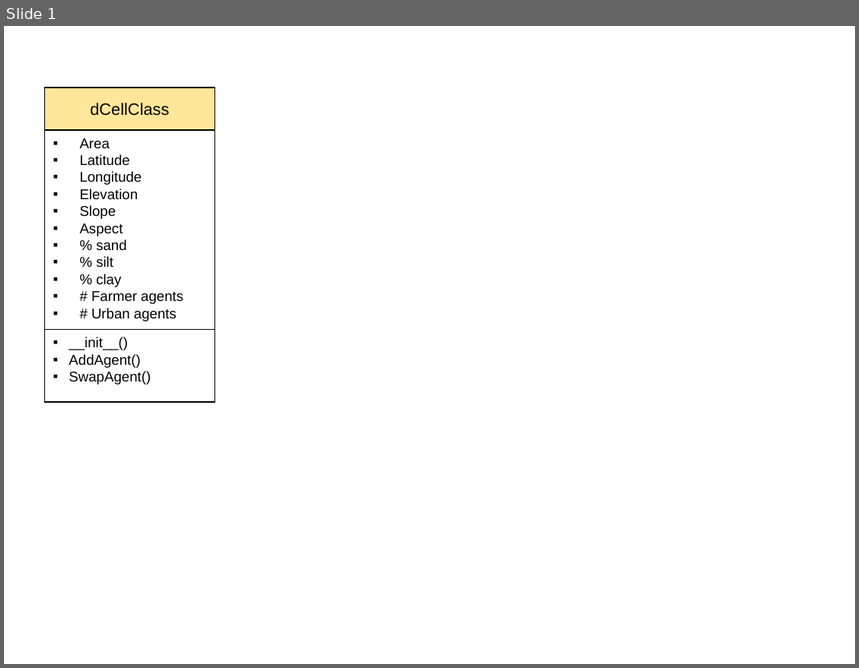
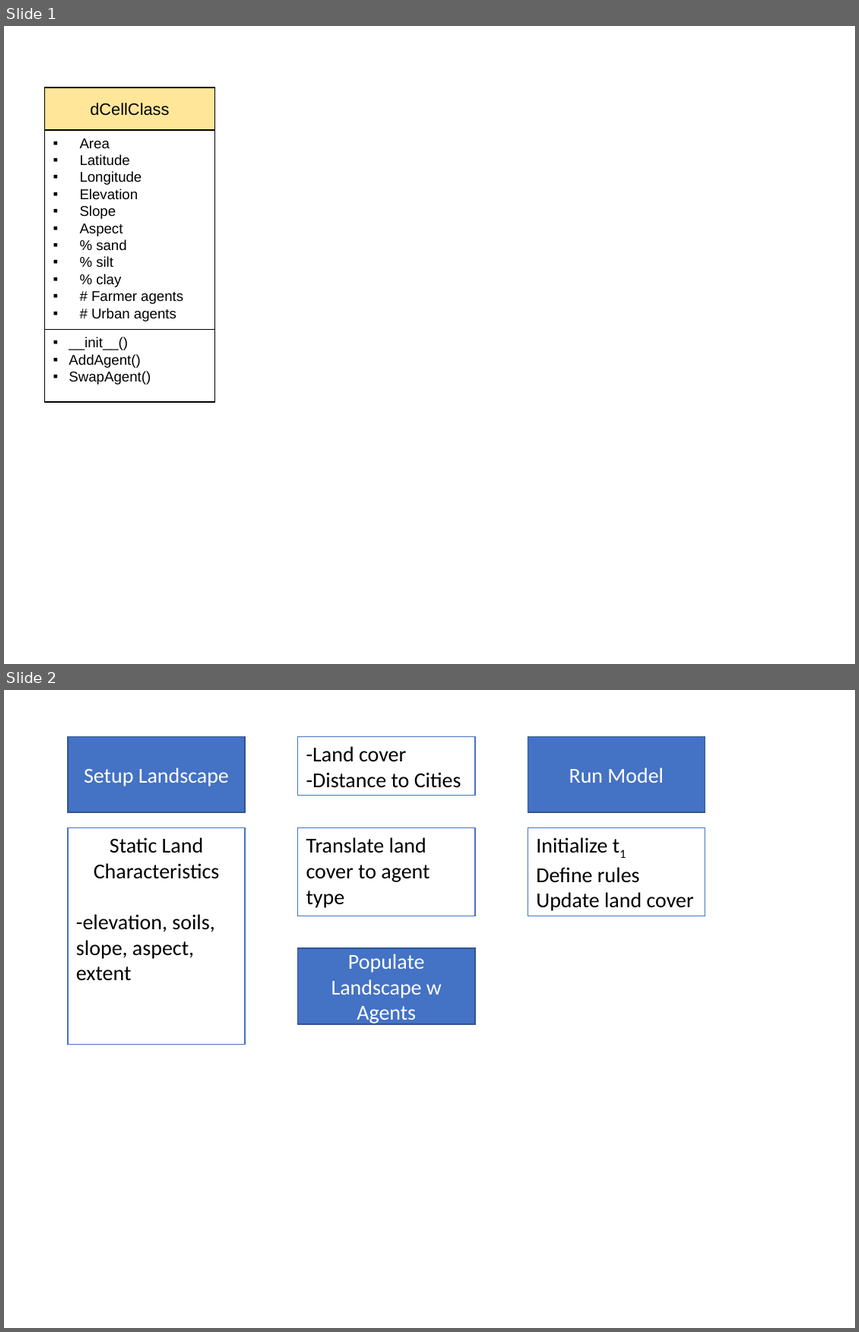
Before and after one commit to LEAF-BoiseState/janus, a slide deck: ABMdev/ABM_UML_diagrams.pptx. Shown one above the other, each under a label of ours: slide 1 before the commit, slides 1 and 2 after it. The pictures are 859x668 and 859x1332 pixels, drawn with LibreOffice and Linux fonts; fonts in the diff are those of the drawing. Boxes give left, top, right and bottom in pixels: in the first picture for what was removed or moved away, otherwise in the second. Text is boxed around its words. In the diff, an @@ line names an element or a change of style, - is before the commit and + after.

```diff
--- a/ABMdev/ABM_UML_diagrams.pptx
+++ b/ABMdev/ABM_UML_diagrams.pptx
@@ slide 2 added at (4,690,855,1328), background #FFFFFF @@
@@ rectangle added at (68,737,245,812), fill #4472C4, outline #325491 1 pt, 18 pt, text #FFFFFF @@
+Setup Landscape
@@ rectangle added at (297,737,474,796), fill #FFFFFF, outline #4472C4 1 pt, 18 pt, text #000000 @@
+-Land cover
+-Distance to Cities
@@ rectangle added at (528,737,705,812), fill #4472C4, outline #325491 1 pt, 18 pt, text #FFFFFF @@
+Run Model
@@ rectangle added at (68,828,245,1045), fill #FFFFFF, outline #4472C4 1 pt, 18 pt, text #000000 @@
+Static Land Characteristics
+-elevation, soils, slope, aspect, extent
@@ rectangle added at (297,828,474,916), fill #FFFFFF, outline #4472C4 1 pt, 18 pt, text #000000 @@
+Translate land cover to agent type
@@ rectangle added at (528,828,705,916), fill #FFFFFF, outline #4472C4 1 pt, 18 pt, text #000000 @@
+Initialize t1
+Define rules
+Update land cover
@@ rectangle added at (297,948,474,1024), fill #4472C4, outline #325491 1 pt, 18 pt, text #FFFFFF @@
+Populate Landscape w Agents
```
Also in this commit, not shown: 48 other files.
